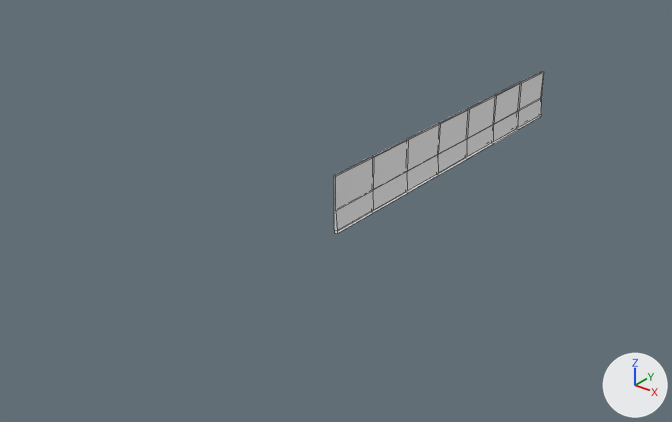
A saved change to the FBX model UnholySource/Assets/Models/Scenario/School/Rooms/East/interior_school_room_east_00_invisible.fbx.
Camera for both pictures: a camera (50 mm lens) standing at (28.6, -56.9, 25.4) and looking at (-6.6, -12.9, -1.9). The axes (+X, +Y, +Z) are drawn at lower right. The lights are the same throughout. Mesh edges are drawn as thin lines.

The scene before the commit, as lines of its bpy script (objects in view):
```python
me_cube_001 = bpy.data.meshes.new('Cube.001')
me_cube_001.from_pydata(...)  # 80 vertices, 64 faces; spans x -5.3..-5.1, y -18.0..8.0, z -0.2..3.6
ob_invisible_mesh = bpy.data.objects.new('Invisible Mesh', me_cube_001)
ob_invisible_mesh.location = (2.6, 0.0, 0.0)
```
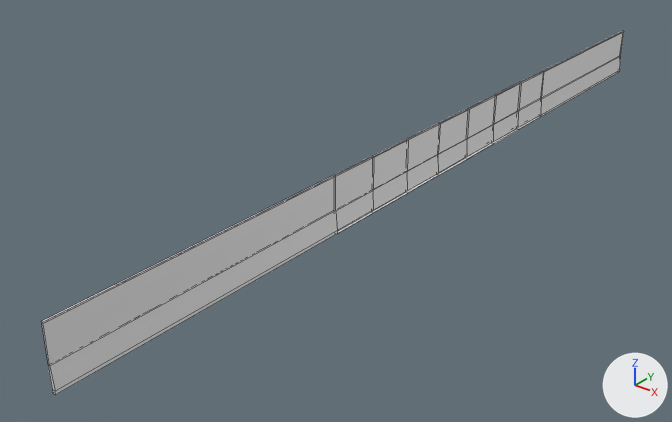
What differs and where, as boxes (x1, y1, x2, y2) in the pictures (672 x 422 px):
'Invisible Mesh', reshaped (177% wider, 123% taller): before (334, 70, 544, 233); after (41, 31, 624, 395)
part 1 of me_cube_001, built on: after (539, 31, 624, 117)
part 2 of me_cube_001, built on: before (334, 175, 337, 233); after (41, 175, 337, 395)

The change, as a list of edits to the scene's bpy script:
```text
Change me_cube_001:
    used by ob_invisible_mesh; location = (2.6, 0.0, 0.0)
    remove me_cube_001.from_pydata(...)  # 80 vertices, 64 faces; spans x -5.3..-5.1, y -18.0..8.0, z -0.2..3.6
    add me_cube_001.from_pydata(...)  # 100 vertices, 84 faces; spans x -5.3..-5.1, y -38.2..23.2, z -0.2..3.6
    me_cube_001 part 1
    4 faces are deleted
    10 new vertices lie (0.0, 15.2, 0.0) away from vertices in x -5.3..-5.1, y 8.0, z -0.2..3.6
    14 new faces join them
    me_cube_001 part 2
    4 faces are deleted
    10 new vertices lie (0.0, -20.2, 0.0) away from vertices in x -5.3..-5.1, y -18.0, z -0.2..3.6
    14 new faces join them
```
